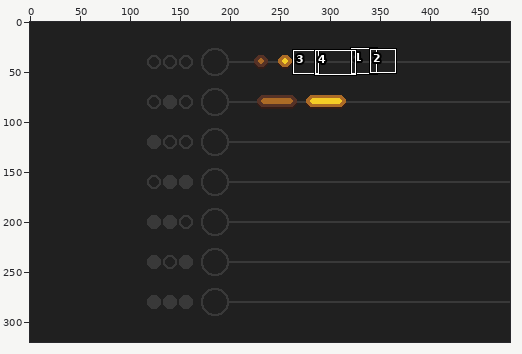
Two versions of one pixel-art file, src/art/bg.aseprite. Above, an overview of the earlier version with the close-up marked.
Close-up. First the earlier version:
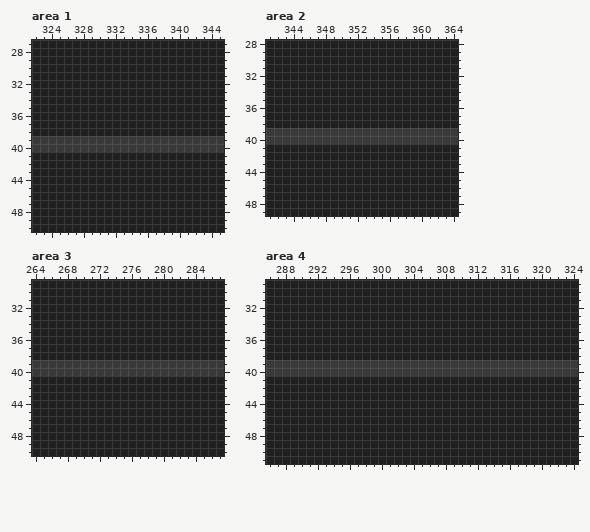
480x320 pixels, 1 frame. Shown: area 1: x 322..345, y 27..50; area 2: x 341..364, y 28..49; area 3: x 264..287, y 29..50; area 4: x 286..324, y 29..51. The commit also changed other parts of the picture, which this record leaves out.
The same view after the edit:
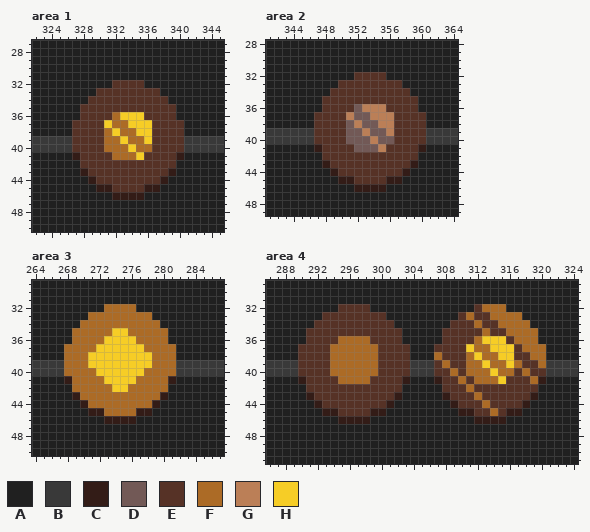
Palette (. is transparent): A #202020  B #393939  C #331c17  D #725956  E #563226  F #ac6b26  G #bb7f57  H #f6cd26
Diff:
Changed rows in their new state; - is an unchanged pixel.
Area 1, layer "note1":
first column x 327:
32 -----EEEE-----
33 ---EEEEEEEE---
34 --EEEEEEEEEE--
35 -EEEEEEEEEEEE-
36 -EEEEFHHHEEEE-
37 EEEEHFFHHHEEEE
38 EEEEFHFFHHEEEE
39 EEEEFFHFFHEEEE
40 EEEEFFFHFFEEEE
41 CEEEEFFFHEEEEC
42 -EEEEEEEEEEEE-
43 -CEEEEEEEEEEC-
44 --CEEEEEEEEC--
45 ---CCEEEECC---
46 -----CCCC-----
Area 2, layer "note1":
first column x 347:
32 -----EEEE-----
33 ---EEEEEEEE---
34 --EEEEEEEEEE--
35 -EEEEEEEEEEEE-
36 -EEEEDGGGEEEE-
37 EEEEGDDGGGEEEE
38 EEEEDGDDGGEEEE
39 EEEEDDGDDGEEEE
40 EEEEDDDGDDEEEE
41 CEEEEDDDGEEEEC
42 -EEEEEEEEEEEE-
43 -CEEEEEEEEEEC-
44 --CEEEEEEEEC--
45 ---CCEEEECC---
46 -----CCCC-----
Area 3, layer "note1":
first column x 268:
32 -----FFFF-----
33 ---FFFFFFFF---
34 --FFFFFFFFFF--
35 -FFFFFHHFFFFF-
36 -FFFFHHHHFFFF-
37 FFFFHHHHHHFFFF
38 FFFHHHHHHHHFFF
39 FFFHHHHHHHHFFF
40 FFFFHHHHHHFFFF
41 CFFFFHHHHFFFFC
42 -FFFFFHHFFFFF-
43 -CFFFFFFFFFFC-
44 --CFFFFFFFFC--
45 ---CCFFFFCC---
46 -----CCCC-----
Area 4, layer "note1":
first column x 290:
32 -----EEEE-------------EFFF-----
33 ---EEEEEEEE---------EFEEFFFF---
34 --EEEEEEEEEE-------EEEFEEFFFF--
35 -EEEEEEEEEEEE-----EEEEEFEEFFFF-
36 -EEEEFFFFEEEE-----EEEEFHHHEFFF-
37 EEEEFFFFFFEEEE---EEEEHFFHHHEFFF
38 EEEEFFFFFFEEEE---FEEEFHFFHHEEFF
39 EEEEFFFFFFEEEE---EFEEFFHFFHFEEF
40 EEEEFFFFFFEEEE---EEFEFFFHFFEFEE
41 CEEEEFFFFEEEEC---CEEFEFFFHEEEFC
42 -EEEEEEEEEEEE-----EEEFEEEEEEEE-
43 -CEEEEEEEEEEC-----CEEEFEEEEEEC-
44 --CEEEEEEEEC-------CEEEFEEEEC--
45 ---CCEEEECC---------CCEEFECC---
46 -----CCCC-------------CCCC-----
Boxes around the changes in both close-ups, in picture pixels (x1, y1, x2, y2):
changed: (72, 80, 184, 200)
changed: (314, 72, 426, 192)
changed: (64, 304, 176, 424)
changed: (298, 304, 410, 424)
changed: (434, 304, 546, 424)
